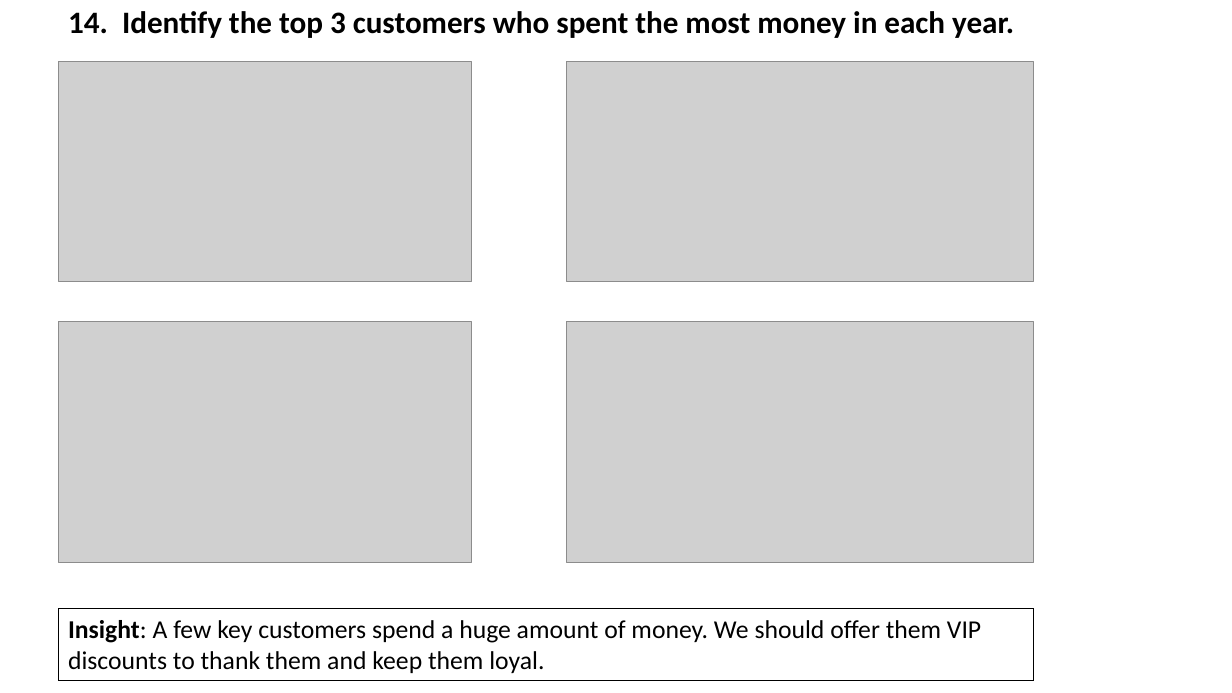
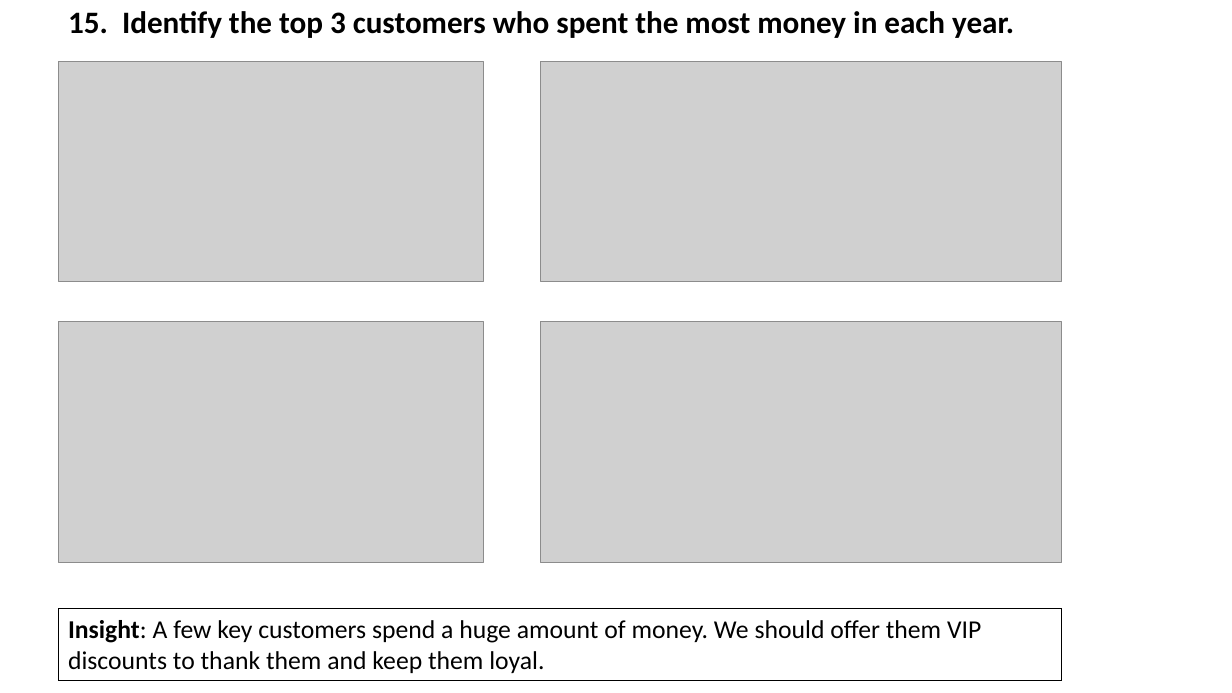
Before and after one commit to komalchahal/End-To-End-Sales-Analysis, a slide deck: slide 16 of Project Summary.pptx (slide 15 before the commit). Drawn at 1232x693 pixels with LibreOffice and Linux fonts; fonts in the diff are those of the drawing; grey boxes stand for pictures. Boxes give left, top, right and bottom in pixels: in the first picture for what was removed or moved away, otherwise in the second. Text is boxed around its words. In the diff, an @@ line names an element or a change of style, - is before the commit and + after.

```diff
--- a/Project Summary.pptx
+++ b/Project Summary.pptx
@@ title at (68,11,1014,38): text changed @@
-14. Identify the top 3 customers who spent the most money in each year.
+15. Identify the top 3 customers who spent the most money in each year.
@@ picture: place and size @@
-picture at (58,62,471,281)
+picture at (58,62,483,281)
@@ picture: place and size @@
-picture at (567,62,1033,281)
+picture at (541,62,1062,281)
@@ picture: place and size @@
-picture at (58,322,471,562)
+picture at (58,322,483,562)
@@ picture: place and size @@
-picture at (567,322,1033,562)
+picture at (541,322,1062,562)
@@ rectangle "Insight: A few key customers ...": place and size @@
-rectangle "Insight: A few key customers ..." at (59,609,1033,680)
+rectangle "Insight: A few key customers ..." at (59,609,1062,680)
```
Also in this commit, not shown: 4 other slides changed.
